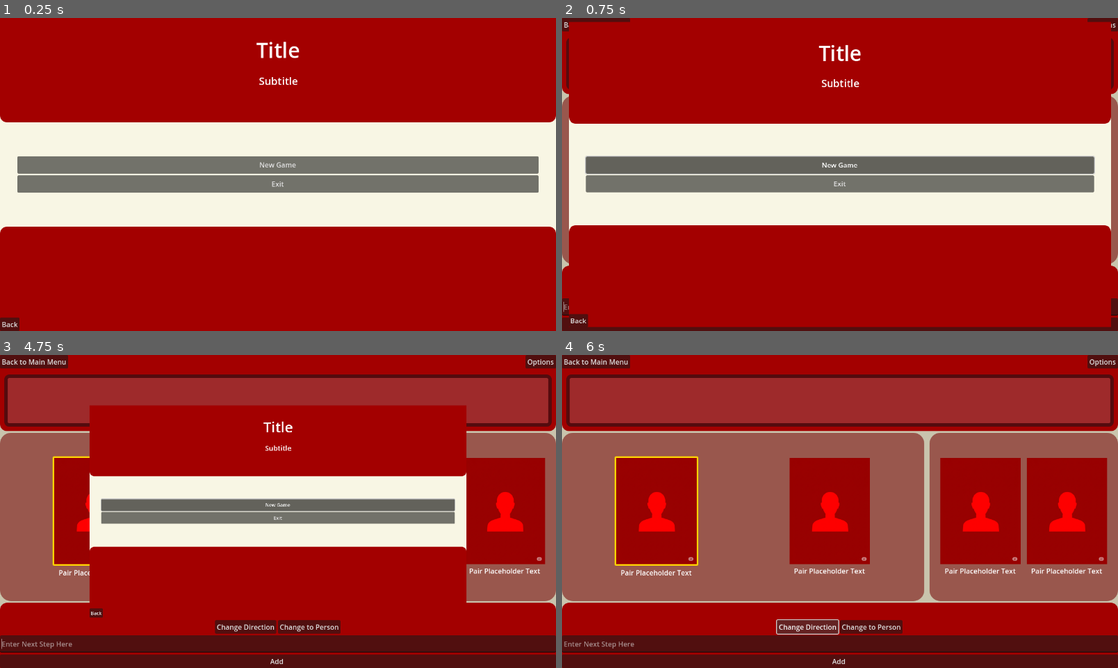
Above: before the commit, frames 1-4 (two rows, left to right).
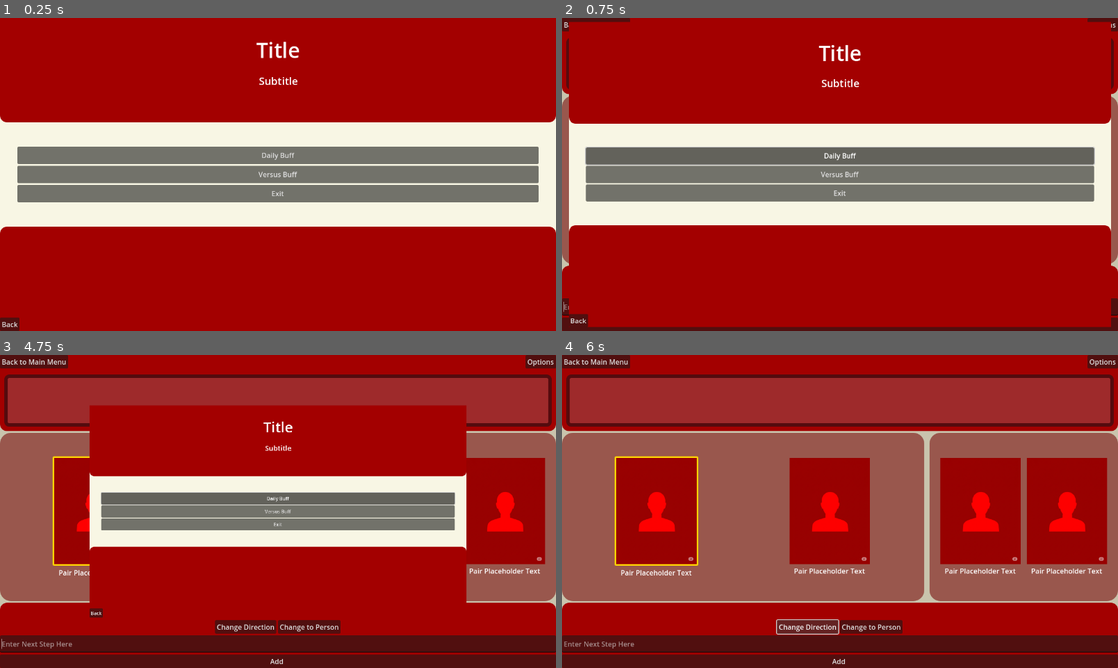
Above: after the commit, the same moments.

Repository: PlanetAriumGameStudio/movie-bluff-gameapp
Game: Godot game, scene res://scenes/menus/main_menu/main_menu.tscn
The game is run twice, just before and just after one commit, with the same random seed, the same clock (stepped at 60 frames per second) and the same inputs. This scene is started directly instead of the project's main scene.
Inputs (mouse positions are in pixels of both pictures, inside the frame that each line leads up to):
- Up to frame 1 (0.25 s): no input
- Up to frame 2 (0.75 s): click "New Game" (after the commit: "Daily Buff") at 0.5 s
- Up to frame 3 (4.75 s): click (278, 642) at 1.27 s; type "12" at 1.35 s; click "Back to Main Menu" at 2 s; click (278, 511) at 2.75 s, where only the run after the commit has a clickable "Versus Buff"; click "Back" at 3.5 s; click "New Game" (after the commit: "Daily Buff") at 4.25 s
- Up to frame 4 (6 s): click "Options" at 5 s; click "Change Direction" at 5.75 s

The runs differ from the first frame. In frame 1, 7.6% of the frame differs, in the area x 3-97%, y 41-59%; in frame 2, 7.6%, in the area x 4-96%, y 41-59%; in frame 3, 3.7%; in frame 4, nothing differs.

Commit message:
feat: start adding versus buff game

Diff:
--- a/project.godot
+++ b/project.godot
@@ -23,6 +23,7 @@
 Utils="*res://scripts/global_scripts/utils.gd"
 LoginManager="*res://scripts/global_scripts/login_manager.gd"
 TransitionManager="*res://core/scenes/autoloads/transition_manager.tscn"
+ApiClient="*res://scripts/global_scripts/api_client.gd"
 BluffClient="*res://scripts/global_scripts/bluff_client.gd"
 ImageUtils="*res://scripts/global_scripts/image_utils.gd"
 
--- /dev/null
+++ b/scenes/game_scenes/competitive_bluff.tscn
@@ -0,0 +1,6 @@
+[gd_scene load_steps=2 format=3 uid="uid://dy15byoe1kkoh"]
+
+[ext_resource type="Script" path="res://scripts/game_scenes/competitive_bluff.gd" id="1_0o6kb"]
+
+[node name="CompetitiveBluff" type="Node2D"]
+script = ExtResource("1_0o6kb")
--- /dev/null
+++ b/scenes/game_scenes/competitive_game_list.tscn
@@ -0,0 +1,53 @@
+[gd_scene load_steps=2 format=3 uid="uid://d280vw5883vor"]
+
+[ext_resource type="Script" uid="uid://nddsywpcc6o8" path="res://scripts/game_scenes/competitive_game_list.gd" id="1_s2n2s"]
+
+[node name="CompetitiveGameList" type="Control"]
+layout_mode = 3
+anchors_preset = 15
+anchor_right = 1.0
+anchor_bottom = 1.0
+grow_horizontal = 2
+grow_vertical = 2
+script = ExtResource("1_s2n2s")
+
+[node name="MarginContainer" type="MarginContainer" parent="."]
+layout_mode = 1
+anchors_preset = 15
+anchor_right = 1.0
+anchor_bottom = 1.0
+grow_horizontal = 2
+grow_vertical = 2
+theme_override_constants/margin_left = 10
+theme_override_constants/margin_top = 10
+theme_override_constants/margin_right = 10
+theme_override_constants/margin_bottom = 10
+
+[node name="MainVBox" type="VBoxContainer" parent="MarginContainer"]
+layout_mode = 2
+
+[node name="Header" type="HBoxContainer" parent="MarginContainer/MainVBox"]
+layout_mode = 2
+
+[node name="TitleLabel" type="Label" parent="MarginContainer/MainVBox/Header"]
+layout_mode = 2
+text = "Competitive Games"
+
+[node name="GameListScrollContainer" type="ScrollContainer" parent="MarginContainer/MainVBox"]
+layout_mode = 2
+size_flags_vertical = 3
+
+[node name="GameListVBox" type="VBoxContainer" parent="MarginContainer/MainVBox/GameListScrollContainer"]
+unique_name_in_owner = true
+layout_mode = 2
+
+[node name="Footer" type="HBoxContainer" parent="MarginContainer/MainVBox"]
+layout_mode = 2
+
+[node name="BackButton" type="Button" parent="MarginContainer/MainVBox/Footer"]
+layout_mode = 2
+text = "Back"
+
+[node name="NewGameButton" type="Button" parent="MarginContainer/MainVBox/Footer"]
+layout_mode = 2
+text = "New Game"
--- /dev/null
+++ b/scenes/game_scenes/game_list_entry.tscn
@@ -0,0 +1,30 @@
+[gd_scene format=3 uid="uid://bqgi2ok4sgcnx"]
+
+[node name="GameListEntry" type="PanelContainer"]
+
+[node name="MarginContainer" type="MarginContainer" parent="."]
+layout_mode = 2
+theme_override_constants/margin_left = 5
+theme_override_constants/margin_top = 5
+theme_override_constants/margin_right = 5
+theme_override_constants/margin_bottom = 5
+
+[node name="HBoxContainer" type="HBoxContainer" parent="MarginContainer"]
+layout_mode = 2
+
+[node name="GameInfoVBox" type="VBoxContainer" parent="MarginContainer/HBoxContainer"]
+unique_name_in_owner = true
+layout_mode = 2
+size_flags_horizontal = 3
+
+[node name="OpponentLabel" type="Label" parent="MarginContainer/HBoxContainer/GameInfoVBox"]
+layout_mode = 2
+text = "vs Player 2"
+
+[node name="TurnStatusLabel" type="Label" parent="MarginContainer/HBoxContainer/GameInfoVBox"]
+layout_mode = 2
+text = "Your Turn"
+
+[node name="OptionsButton" type="Button" parent="MarginContainer/HBoxContainer"]
+layout_mode = 2
+text = "..."
--- a/scenes/menus/main_menu/main_menu.tscn
+++ b/scenes/menus/main_menu/main_menu.tscn
@@ -1,11 +1,13 @@
-[gd_scene load_steps=3 format=3 uid="uid://cmex6wp7ewj41"]
+[gd_scene load_steps=4 format=3 uid="uid://cmex6wp7ewj41"]
 
 [ext_resource type="PackedScene" uid="uid://bmtakdh44464q" path="res://core/scenes/menus/main_menu/main_menu.tscn" id="1_kx65a"]
+[ext_resource type="Script" uid="uid://d0fk1sbu4xs6a" path="res://scripts/menus/main_menu.gd" id="2_flk2s"]
 
 [sub_resource type="StyleBoxFlat" id="StyleBoxFlat_kx65a"]
 bg_color = Color(0.97, 0.964827, 0.8924, 1)
 
 [node name="MainMenu" instance=ExtResource("1_kx65a")]
+script = ExtResource("2_flk2s")
 game_scene_path = "uid://7qt1dp4hjbjs"
 options_packed_scene = null
 
@@ -17,3 +19,14 @@
 grow_horizontal = 2
 grow_vertical = 2
 theme_override_styles/panel = SubResource("StyleBoxFlat_kx65a")
+
+[node name="NewGameButton" parent="MenuContainer/MenuButtonsMargin/MenuButtonsContainer/MenuButtonsBoxContainer" index="0"]
+text = "Daily Buff"
+
+[node name="CompetitiveButton" type="Button" parent="MenuContainer/MenuButtonsMargin/MenuButtonsContainer/MenuButtonsBoxContainer" index="1"]
+unique_name_in_owner = true
+custom_minimum_size = Vector2(1200, 40)
+layout_mode = 2
+text = "Versus Buff"
+
+[connection signal="pressed" from="MenuContainer/MenuButtonsMargin/MenuButtonsContainer/MenuButtonsBoxContainer/CompetitiveButton" to="." method="_on_competitive_button_pressed"]
--- /dev/null
+++ b/scripts/game_scenes/competitive_bluff.gd
@@ -0,0 +1,146 @@
+extends Control
+
+### [STATE TRACKING]
+enum State {INIT, WAITING_FOR_OPPONENT, PLAYING, SUBMITTING, COMPLETED}
+var current_state: State
+
+# This will be important for an async game
+var player_is_active: bool = false
+
+# Placeholder for the API client for competitive mode
+# We will likely need a new one, e.g., "CompetitiveBluffAPI"
+# @onready var api_client = %CompetitiveBluffAPI
+
+func _ready() -> void:
+	print("Competitive Bluff Ready")
+	set_state(State.INIT)
+
+# --- State Machine ---
+
+func set_state(new_state: State) -> void:
+	if current_state == new_state and current_state != State.INIT:
+		return
+
+	# Exit logic for the current state
+	match current_state:
+		State.WAITING_FOR_OPPONENT:
+			_exit_waiting_for_opponent()
+		State.PLAYING:
+			_exit_playing()
+		State.SUBMITTING:
+			_exit_submitting()
+		State.COMPLETED:
+			_exit_completed()
+
+	current_state = new_state
+
+	# Enter logic for the new state
+	match current_state:
+		State.INIT:
+			_enter_init()
+		State.WAITING_FOR_OPPONENT:
+			_enter_waiting_for_opponent()
+		State.PLAYING:
+			_enter_playing()
+		State.SUBMITTING:
+			_enter_submitting()
+		State.COMPLETED:
+			_enter_completed()
+
+# --- State Enter/Exit Logic ---
+
+func _enter_init():
+	print("Entering INIT state")
+	# TODO: Reset all game variables to their defaults
+
+	# TODO: Connect to all signals from our API client
+	# api_client.game_state_received.connect(_on_api_game_state_received)
+	# api_client.submission_succeeded.connect(_on_api_submission_succeeded)
+	# api_client.request_failed.connect(_on_api_request_failed)
+
+	# TODO: Initial fetch of the game state from the server
+	# api_client.fetch_game_state()
+
+	# For now, we'll just transition to waiting
+	set_state(State.WAITING_FOR_OPPONENT)
+
+
+func _enter_waiting_for_opponent():
+	print("Entering WAITING_FOR_OPPONENT state")
+	# TODO: Show UI indicating we are waiting for the other player
+	# This could be a waiting spinner, or a message.
+	# We might need a timer to periodically check the game state.
+
+func _exit_waiting_for_opponent():
+	print("Exiting WAITING_FOR_OPPONENT state")
+	# TODO: Hide the waiting UI
+
+func _enter_playing():
+	print("Entering PLAYING state")
+	# TODO: Enable UI elements for gameplay
+	# This is where the player will make their moves.
+
+func _exit_playing():
+	print("Exiting PLAYING state")
+	# TODO: Disable UI to prevent input when not in the PLAYING state
+
+func _enter_submitting():
+	print("Entering SUBMITTING state")
+	# TODO: Show a loading indicator while we send the data to the server
+
+func _exit_submitting():
+	print("Exiting SUBMITTING state")
+	# TODO: Hide the loading indicator
+
+func _enter_completed():
+	print("Entering COMPLETED state")
+	# TODO: Show the game over screen with results
+	# %GameCompletionPopupPanel.popup()
+
+func _exit_completed():
+	print("Exiting COMPLETED state")
+
+# --- API Signal Handlers ---
+
+# func _on_api_game_state_received(game_state: Dictionary):
+# 	# TODO: Process the game state from the server
+# 	# This will determine if it's our turn, what the current path is, etc.
+# 	if game_state.get("game_over", false):
+# 		set_state(State.COMPLETED)
+# 	elif game_state.get("is_current_player_turn", false):
+# 		set_state(State.PLAYING)
+# 	else:
+# 		set_state(State.WAITING_FOR_OPPONENT)
+
+# func _on_api_submission_succeeded(response: Dictionary):
+# 	# The server has confirmed our move, now we wait for the opponent
+# 	set_state(State.WAITING_FOR_OPPONENT)
+
+# func _on_api_request_failed(message: String):
+# 	# TODO: Implement a user-facing error popup
+# 	print("API Error: ", message)
+# 	# We might want to return to the PLAYING state to allow the user to retry
+# 	if current_state == State.SUBMITTING:
+# 		set_state(State.PLAYING)
+
+
+# --- UI Event Handlers ---
+
+func _on_submit_button_pressed() -> void:
+	if current_state != State.PLAYING:
+		return
+
+	print("Submitting move...")
+	# TODO: Gather the data from the UI
+	# var move_data = ...
+
+	# Transition to the submitting state
+	set_state(State.SUBMITTING)
+
+	# TODO: Call the API to submit the move
+	# api_client.submit_move(move_data)
+
+func _on_back_button_pressed() -> void:
+	# TODO: Add logic to safely leave the game
+	# You might want to confirm with the user if they want to forfeit
+	TransitionManager.change_scene("res://scenes/menus/main_menu/main_menu.tscn", 1)
--- /dev/null
+++ b/scripts/game_scenes/competitive_game_list.gd
@@ -0,0 +1,85 @@
+extends Control
+
+# This script will manage the list of ongoing competitive games for the player.
+
+const GameListEntry = preload("res://scenes/game_scenes/game_list_entry.tscn")
+@onready var game_list_vbox = %GameListVBox
+
+
+# Placeholder for the API client. We'll need this to fetch the game list.
+# @onready var api_client = %CompetitiveBluffAPI
+
+func _ready() -> void:
+	print("Competitive Game List Ready")
+	# Connect to API signals here
+	# api_client.game_list_received.connect(_on_api_game_list_received)
+	# api_client.request_failed.connect(_on_api_request_failed)
+
+	# Fetch the list of games when the scene loads
+	# _fetch_game_list()
+	_populate_dummy_list() # Use dummy data for now
+
+func _populate_dummy_list() -> void:
+	# Clear any existing entries
+	for child in game_list_vbox.get_children():
+		child.queue_free()
+
+	# Create a few dummy entries
+	var dummy_data = [
+		{"opponent": "PlayerOne", "status": "Their Turn"},
+		{"opponent": "PlayerTwo", "status": "Your Turn"},
+		{"opponent": "PlayerThree", "status": "Game Over"},
+		{"opponent": "PlayerFour", "status": "Your Turn"}
+	]
+
+	for data in dummy_data:
+		var entry = GameListEntry.instantiate()
+		# NOTE: This path depends on the structure of your game_list_entry.tscn
+		entry.get_node("MarginContainer/HBoxContainer/GameInfoVBox/OpponentLabel").text = "vs. " + data.opponent
+		entry.get_node("MarginContainer/HBoxContainer/GameInfoVBox/TurnStatusLabel").text = data.status
+		game_list_vbox.add_child(entry)
+
+		# Example of how to connect a signal for when an entry is pressed
+		# entry.get_node("MarginContainer/HBoxContainer/OptionsButton").pressed.connect(func(): _on_game_options_pressed(data.opponent))
+
+
+func _fetch_game_list() -> void:
+	print("Fetching game list...")
+	# TODO: Call the API to get the player's active games
+	# api_client.fetch_game_list()
+
+# --- API Signal Handlers ---
+
+func _on_api_game_list_received(games: Array) -> void:
+	print("Received game list: ", games)
+	# TODO: Clear the existing list
+	# for child in game_list_vbox.get_children():
+	# 	child.queue_free()
+
+	# TODO: Populate the list with the games from the server
+	# for game_data in games:
+	# 	 var entry = GameListEntry.instantiate()
+	# 	 entry.set_game_data(game_data) # You would create this function in the entry's script
+	# 	 entry.pressed.connect(func(): _on_game_selected(game_data.id))
+	# 	 game_list_vbox.add_child(entry)
+
+func _on_api_request_failed(message: String) -> void:
+	print("API Error: ", message)
+	# TODO: Show an error message to the user
+
+# --- UI Event Handlers ---
+
+func _on_game_selected(game_id: String) -> void:
+	print("Selected game: ", game_id)
+	# TODO: Store the selected game ID globally or pass it to the scene
+	# TransitionManager.selected_game_id = game_id
+	TransitionManager.change_scene("res://scenes/game_scenes/competitive_bluff.tscn", 1)
+
+func _on_new_game_button_pressed() -> void:
+	print("Starting new game...")
+	# TODO: This could transition to a matchmaking scene or directly create a new game
+	# For now, let's assume it goes to the competitive bluff scene
+	TransitionManager.change_scene("res://scenes/game_scenes/competitive_bluff.tscn", 1)
+
+func _on_back_button_pressed() -> void:
+	TransitionManager.change_scene("res://scenes/menus/main_menu/main_menu.tscn", 1)
--- /dev/null
+++ b/scripts/global_scripts/api_client.gd
@@ -0,0 +1,149 @@
+extends Node
+
+# This is the unified, global API client for the entire application.
+# It handles all HTTP communication with the backend server.
+
+# --- Singleton Pattern ---
+static var instance: ApiClient
+
+# --- Signals ---
+# Configuration Signals
+signal config_received()
+
+# Daily Challenge Signals
+signal daily_status_received(status_data: Dictionary)
+signal daily_game_setup_received(start_pair: Pairing, end_pair: Pairing)
+signal daily_submission_succeeded(results_data: Dictionary)
+signal movie_credits_received(credits: Array, original_pair: Pairing)
+signal person_credits_received(credits: Array, original_pair: Pairing)
+
+# Competitive Mode Signals
+signal competitive_game_list_received(games: Array)
+signal competitive_game_state_received(game_state: Dictionary)
+signal competitive_new_game_created(game_state: Dictionary)
+
+# Generic Failure Signal
+signal request_failed(message: String)
+
+# --- Constants ---
+const SERVER_BASE_URL = "http://127.0.0.1:8080" # Change to your production URL
+
+# --- Private Variables ---
+var _http_request: HTTPRequest
+var _pending_requests = {}
+
+# --- Godot Engine Methods ---
+func _ready() -> void:
+	if instance != null:
+		queue_free()
+		return
+	instance = self
+
+	_http_request = HTTPRequest.new()
+	add_child(_http_request)
+	_http_request.request_completed.connect(_on_request_completed)
+
+	LoginManager.login_succeeded.connect(fetch_config)
+	LoginManager.google_login_succeeded.connect(fetch_config)
+
+# --- Public Methods: Configuration ---
+func fetch_config(_token = "") -> void:
+	_make_request("/api/config", "GET_CONFIG")
+
+# --- Public Methods: Daily Challenge ---
+func fetch_daily_status() -> void:
+	_make_request("/api/games/daily/status", "GET_DAILY_STATUS")
+
+func fetch_daily_game_data() -> void:
+	_make_request("/api/games/daily", "GET_DAILY_GAME_DATA")
+
+func submit_daily_path(path_json: Array) -> void:
+	var body = { "player_id": 1, "steps": path_json } # TODO: Get player_id from LoginManager
+	_make_request("/api/games/daily", "SUBMIT_DAILY_PATH", HTTPClient.METHOD_POST, JSON.stringify(body))
+
+func fetch_credits_for_movie(movie_id: int, pair: Pairing) -> void:
+	_make_request("/api/movie/%d/cast" % movie_id, "GET_MOVIE_CREDITS", HTTPClient.METHOD_GET, "", {"pair": pair})
+
+func fetch_credits_for_person(person_id: int, pair: Pairing) -> void:
+	_make_request("/api/person/%d/credits" % person_id, "GET_PERSON_CREDITS", HTTPClient.METHOD_GET, "", {"pair": pair})
+
+# --- Public Methods: Competitive Mode ---
+func fetch_competitive_game_list() -> void:
+	_make_request("/api/competitive/games", "GET_COMPETITIVE_GAMES")
+
+func create_new_competitive_game() -> void:
+	_make_request("/api/competitive/games/new", "CREATE_COMPETITIVE_GAME", HTTPClient.METHOD_POST)
+
+func fetch_competitive_game_state(game_id: String) -> void:
+	_make_request("/api/competitive/games/%s" % game_id, "GET_COMPETITIVE_GAME_STATE")
+
+# --- Private Core Logic ---
+func _make_request(endpoint: String, request_type: String, method: int = HTTPClient.METHOD_GET, body: String = "", meta: Dictionary = {}) -> void:
+	if not LoginManager.is_logged_in():
+		printerr("ApiClient: Cannot make request, user is not logged in.")
+		emit_signal("request_failed", "Not logged in")
+		return
+
+	var headers = LoginManager.get_auth_header()
+	headers.append("X-API-Key: %s" % Globals.API_SECRET_KEY)
+	if method in [HTTPClient.METHOD_POST, HTTPClient.METHOD_PUT]:
+		headers.append("Content-Type: application/json")
+
+	var url = SERVER_BASE_URL + endpoint
+	var error = _http_request.request(url, headers, method, body)
+
+	if error != OK:
+		printerr("HTTPRequest failed immediately with error: ", error)
+		emit_signal("request_failed", "Initial request error.")
+	else:
+		# Store request type to handle response correctly
+		var request_id = _http_request.get_http_client_status() # This is a way to identify the request
+		_pending_requests[request_id] = {"type": request_type, "meta": meta}
+
+func _on_request_completed(result: int, response_code: int, _headers: PackedStringArray, body: PackedByteArray) -> void:
+	var request_id = result # The result is the ID of the completed request
+	var request_info = _pending_requests.pop(request_id, {"type": "UNKNOWN", "meta": {}})
+	var request_type = request_info.type
+	var meta = request_info.meta
+
+	var json = JSON.new()
+	var parse_error = json.parse(body.get_string_from_utf8())
+
+	if parse_error != OK:
+		emit_signal("request_failed", "Invalid JSON response")
+		return
+
+	var response_data = json.get_data()
+
+	if response_code >= 400:
+		var error_message = response_data.get("error", "An unknown error occurred.")
+		emit_signal("request_failed", error_message)
+		return
+
+	# --- Response Routing ---
+	match request_type:
+		"GET_CONFIG":
+			Globals.set_movie_poster_sizes(response_data["images"]["poster_sizes"])
+			Globals.set_person_profile_sizes(response_data["images"]["profile_sizes"])
+			Globals.set_image_base_url(response_data["images"]["base_url"])
+			emit_signal("config_received")
+		"GET_DAILY_STATUS":
+			emit_signal("daily_status_received", response_data)
+		"GET_DAILY_GAME_DATA":
+			var start = Pairing.parse_pairing_from_json(response_data["starting_pair"])
+			var end = Pairing.parse_pairing_from_json(response_data["finishing_pair"])
+			emit_signal("daily_game_setup_received", start, end)
+		"SUBMIT_DAILY_PATH":
+			emit_signal("daily_submission_succeeded", response_data)
+		"GET_MOVIE_CREDITS":
+			emit_signal("movie_credits_received", response_data["cast"], meta.pair)
+		"GET_PERSON_CREDITS":
+			emit_signal("person_credits_received", response_data["cast"], meta.pair)
+		"GET_COMPETITIVE_GAMES":
+			emit_signal("competitive_game_list_received", response_data.get("games", []))
+		"GET_COMPETITIVE_GAME_STATE":
+			emit_signal("competitive_game_state_received", response_data)
+		"CREATE_COMPETITIVE_GAME":
+			emit_signal("competitive_new_game_created", response_data)
+		_:
+			print("Unhandled API response type: ", request_type)
--- /dev/null
+++ b/scripts/global_scripts/competitive_bluff_api.gd
@@ -0,0 +1,80 @@
+extends Node
+
+# Signal for when the list of games is successfully fetched.
+signal game_list_received(games: Array)
+
+# Signal for when the state of a single game is successfully fetched.
+signal game_state_received(game_state: Dictionary)
+
+# Signal for when a request fails.
+signal request_failed(error_message: String)
+
+# The base URL for your server's API.
+@export var api_base_url: String = "http://localhost:8080/api/competitive" # Replace with your actual URL
+
+@onready var http_request: HTTPRequest = $HTTPRequest
+
+func _ready() -> void:
+	# Connect the request completed signal from the HTTPRequest node.
+	http_request.request_completed.connect(_on_request_completed)
+
+# --- Public API Methods ---
+
+func fetch_game_list() -> void:
+	var url = "%s/games" % api_base_url
+	print("Fetching game list from: %s" % url)
+	_make_request(url, "GET_GAME_LIST")
+
+func create_new_game() -> void:
+	var url = "%s/games/new" % api_base_url
+	print("Creating new game at: %s" % url)
+	_make_request(url, "CREATE_GAME", HTTPClient.METHOD_POST)
+
+func fetch_game_state(game_id: String) -> void:
+	var url = "%s/games/%s" % [api_base_url, game_id]
+	print("Fetching game state from: %s" % url)
+	_make_request(url, "GET_GAME_STATE")
+
+# --- Internal Logic ---
+
+func _make_request(url: String, request_type: String, method: int = HTTPClient.METHOD_GET, body: String = "") -> void:
+	var headers = ["Content-Type: application/json"]
+	# TODO: Add authentication headers if needed
+	# headers.append("Authorization: Bearer " + LoginManager.get_auth_token())
+
+	var error = http_request.request(url, headers, method, body)
+	if error != OK:
+		print("HTTPRequest failed immediately with error: ", error)
+		emit_signal("request_failed", "Initial request error.")
+
+func _on_request_completed(result: int, response_code: int, headers: PackedStringArray, body: PackedByteArray) -> void:
+	var response_data = {}
+	var json = JSON.new()
+	var error = json.parse(body.get_string_from_utf8())
+
+	if error != OK:
+		print("JSON Parse Error: ", json.get_error_message())
+		emit_signal("request_failed", "Invalid JSON response.")
+		return
+
+	response_data = json.get_data()
+
+	match response_code:
+		200, 201: # OK, Created
+			_handle_successful_response(response_data)
+		_: # Handle other codes (404, 500, etc.)
+			var error_message = response_data.get("error", "An unknown error occurred.")
+			print("API Error (HTTP %d): %s" % [response_code, error_message])
+			emit_signal("request_failed", error_message)
+
+func _handle_successful_response(data: Dictionary) -> void:
+	# This is a simple way to route responses. A more robust implementation
+	# might pass the original 'request_type' to the completion handler.
+	# For now, we'll infer based on the data structure.
+	if data.has("games"):
+		emit_signal("game_list_received", data.games)
+	elif data.has("game_state"):
+		emit_signal("game_state_received", data.game_state)
+	else:
+		# Fallback for other successful responses, e.g., new game creation
+		print("Received unhandled successful response: ", data)
--- /dev/null
+++ b/scripts/menus/main_menu.gd
@@ -0,0 +1,4 @@
+extends MainMenu
+
+func _on_competitive_button_pressed() -> void:
+	TransitionManager.change_scene("res://scenes/game_scenes/competitive_game_list.tscn", 1)
Not shown, added: scripts/game_scenes/competitive_game_list.gd.uid
Not shown, added: scripts/global_scripts/api_client.gd.uid
Not shown, added: scripts/menus/main_menu.gd.uid
Not shown, added: GEMINI.md
Not shown, changed: REPO-TODO.md
